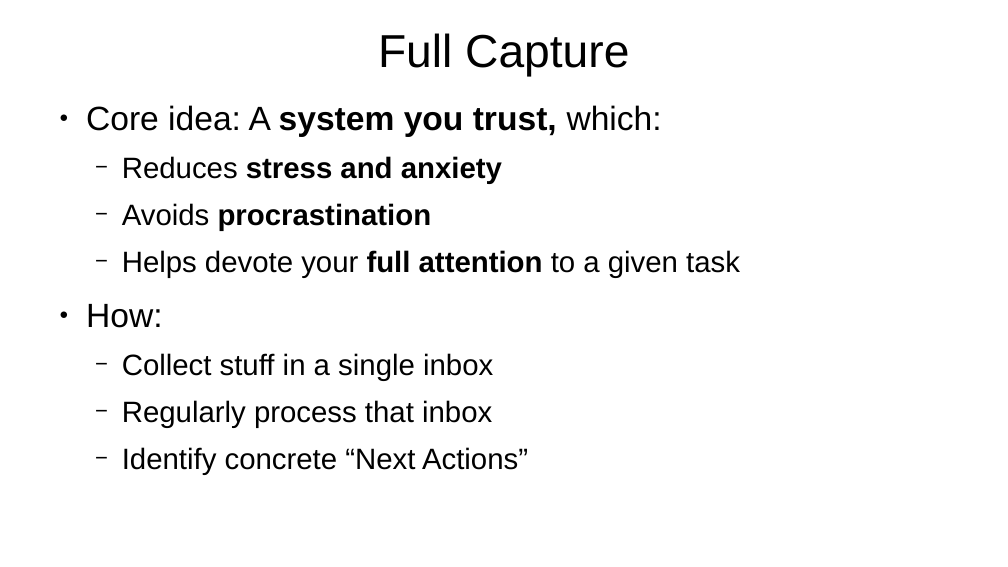
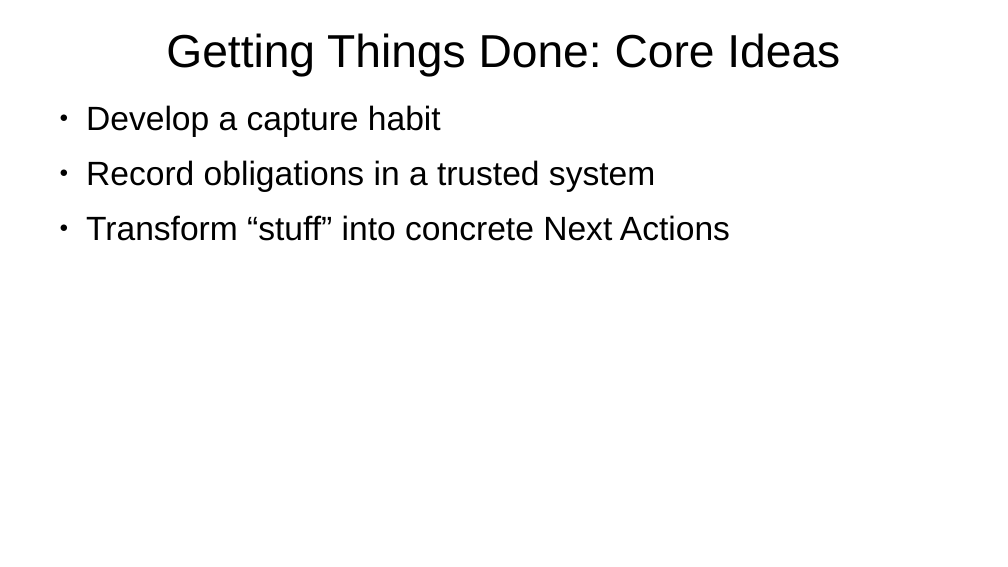
Before and after one commit to arnegevaert/SC26, a slide deck: slide 32 of personal_effectiveness.odp (slide 25 before the commit). Drawn at 1008x567 pixels with LibreOffice and Linux fonts; fonts in the diff are those of the drawing. Boxes give left, top, right and bottom in pixels: in the first picture for what was removed or moved away, otherwise in the second. Text is boxed around its words. In the diff, an @@ line names an element or a change of style, - is before the commit and + after.

```diff
--- a/personal_effectiveness.odp
+++ b/personal_effectiveness.odp
@@ title at [166,33,840,77]: text changed @@
-Full Capture
+Getting Things Done: Core Ideas
@@ text at [86,105,730,241]: text changed; size 28 to 32 pt @@
-● Core idea: A system you trust, which:
-  − Reduces stress and anxiety
-  − Avoids procrastination
-  − Helps devote your full attention to a given task
-● How:
-  − Collect stuff in a single inbox
-  − Regularly process that inbox
-  − Identify concrete “Next Actions”
+● Develop a capture habit
+● Record obligations in a trusted system
+● Transform “stuff” into concrete Next Actions
```
Also in this commit, not shown: 6 other slides changed, 14 slides added, 5 slides removed.
